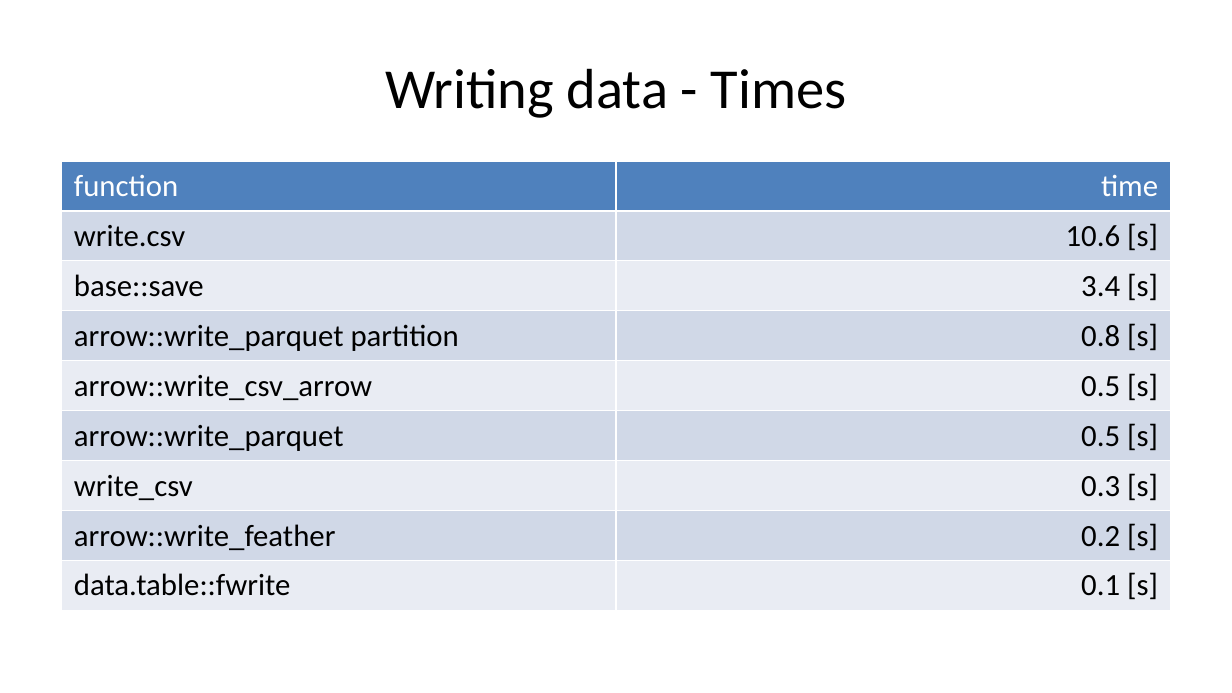
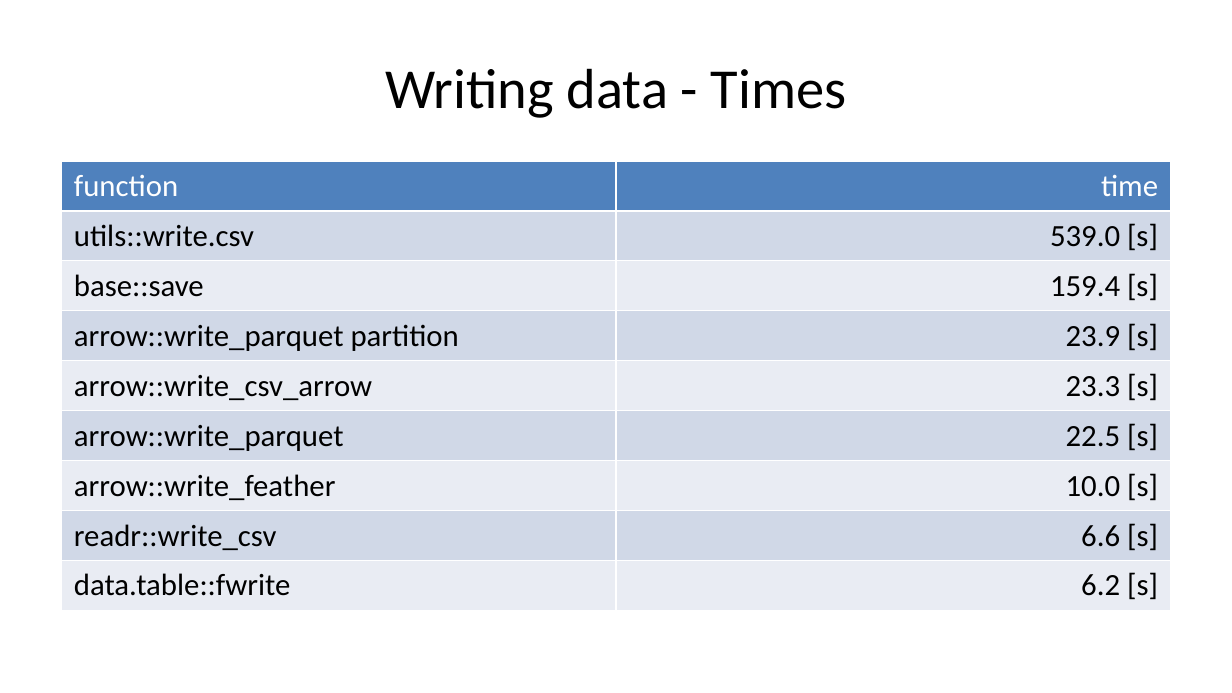
Before and after one commit to USEPA/biggish_data_r, a slide deck: slide 16 of presentation/biggish_data.pptx (slide 15 before the commit). Drawn at 1232x693 pixels with LibreOffice and Linux fonts; fonts in the diff are those of the drawing. Boxes give left, top, right and bottom in pixels: in the first picture for what was removed or moved away, otherwise in the second. Text is boxed around its words. In the diff, an @@ line names an element or a change of style, - is before the commit and + after.

```diff
--- a/presentation/biggish_data.pptx
+++ b/presentation/biggish_data.pptx
@@ table at (62,161,1170,604) @@
-row 2, column 1: write.csv
+row 2, column 1: utils::write.csv
-row 2, column 2: 10.6 [s]
+row 2, column 2: 539.0 [s]
-row 3, column 2: 3.4 [s]
+row 3, column 2: 159.4 [s]
-row 4, column 2: 0.8 [s]
+row 4, column 2: 23.9 [s]
-row 5, column 2: 0.5 [s]
+row 5, column 2: 23.3 [s]
-row 6, column 2: 0.5 [s]
+row 6, column 2: 22.5 [s]
-row 7, column 1: write_csv
+row 7, column 1: arrow::write_feather
-row 7, column 2: 0.3 [s]
+row 7, column 2: 10.0 [s]
-row 8, column 1: arrow::write_feather
+row 8, column 1: readr::write_csv
-row 8, column 2: 0.2 [s]
+row 8, column 2: 6.6 [s]
-row 9, column 2: 0.1 [s]
+row 9, column 2: 6.2 [s]
```
Also in this commit, not shown: 32 other slides changed, 4 slides added, 4 other files.
